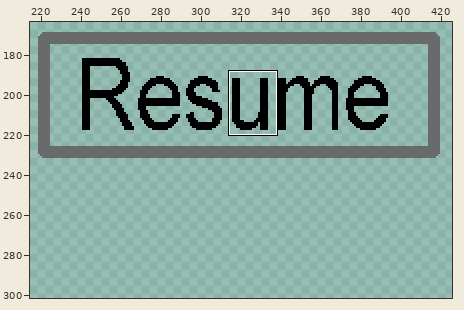
Two states of a pixel-art file, res/aseprite/PauseOverlay.aseprite. The picture above shows the old version from afar; the outline marks the close-up.
Close-up. Before:
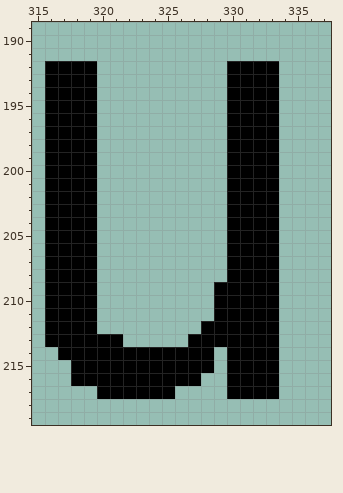
640x400 pixels, 1 frame. Shown: x 315..337, y 189..219. The wide view leaves out empty margins. The commit also changed other parts of the picture, which this record leaves out.
New version:
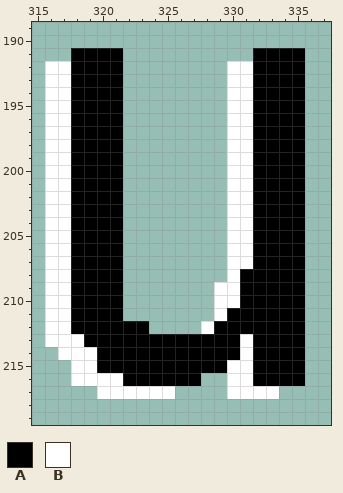
Palette (. is transparent): A #000000  B #ffffff
From old to new:
Changed rows in their new state; - is an unchanged pixel.
Layer "Layer 3":
first column x 316:
191 --AAAA----------AAAA
192 BB--AA--------BB--AA
193 BB--AA--------BB--AA
194 BB--AA--------BB--AA
195 BB--AA--------BB--AA
196 BB--AA--------BB--AA
197 BB--AA--------BB--AA
198 BB--AA--------BB--AA
199 BB--AA--------BB--AA
200 BB--AA--------BB--AA
201 BB--AA--------BB--AA
202 BB--AA--------BB--AA
203 BB--AA--------BB--AA
204 BB--AA--------BB--AA
205 BB--AA--------BB--AA
206 BB--AA--------BB--AA
207 BB--AA--------BB--AA
208 BB--AA--------B---AA
209 BB--AA-------BB---AA
210 BB--AA-------BB---AA
211 BB--AA-------B----AA
212 BB--AAAA----B-----AA
213 BBB---AAAAA----B--AA
214 -BBB---------A-B--AA
215 --BB---------ABB--AA
216 --BBBB--------BB--AA
217 ----BBBBBB----BBBB--
